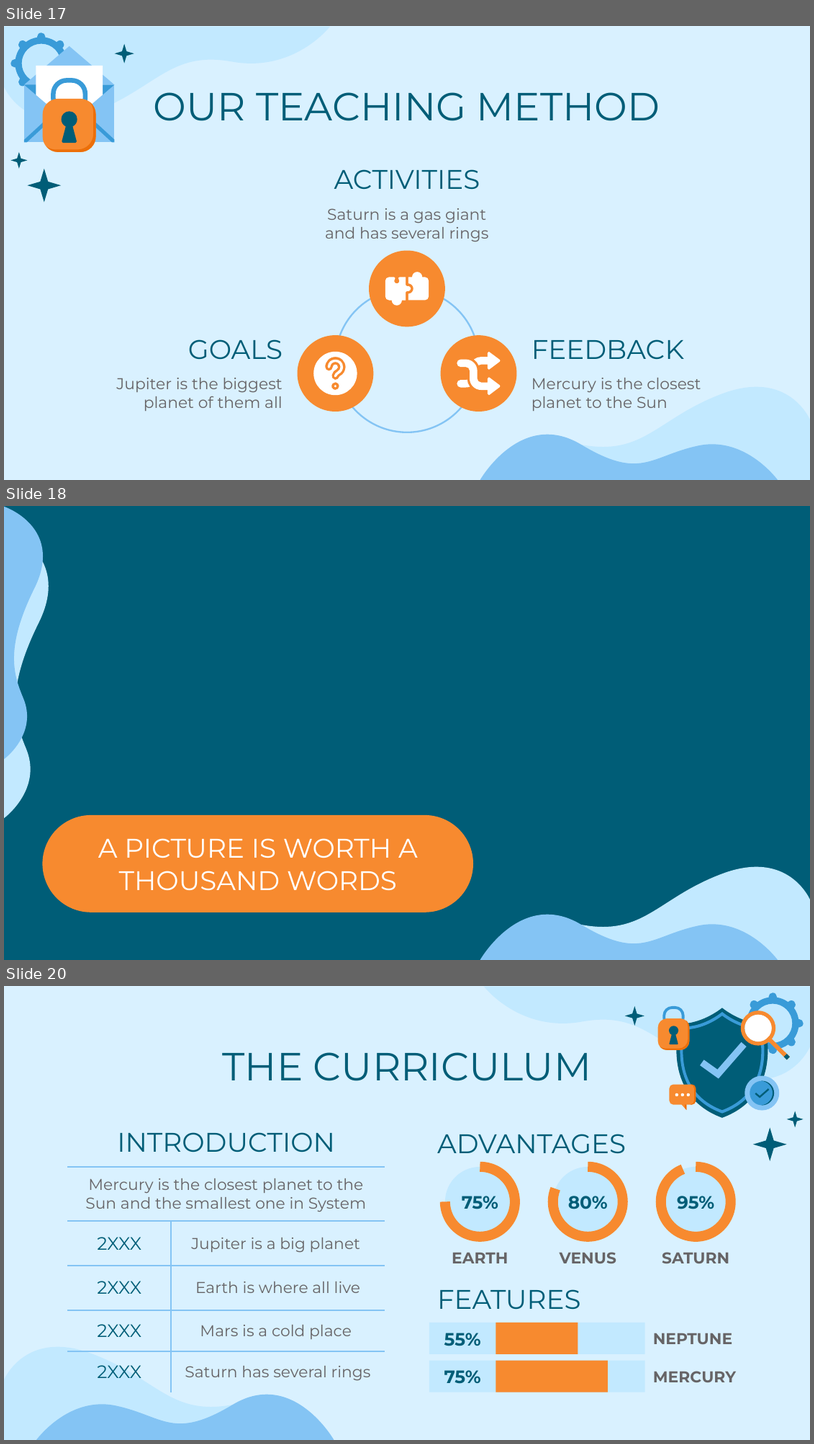
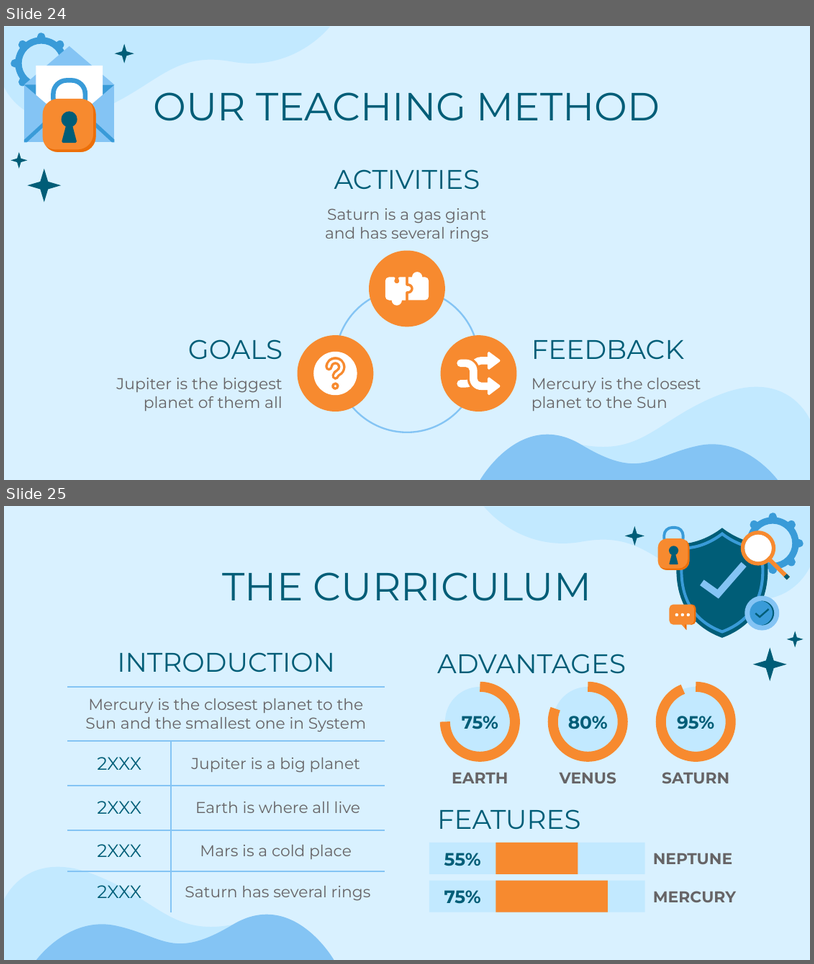
Before and after one commit to MiraPhilip12/Graduation_Project_ESLSCA, a slide deck: Milestone 5/Testing and Evaluation.pptx. Shown one above the other, each under a label of ours: slides 17, 18 and 20 before the commit, slides 24 and 25 after it; the slides between them are not shown. The pictures are 814x1444 and 814x964 pixels, drawn with LibreOffice and Linux fonts; fonts in the diff are those of the drawing; background and template pictures are left out. Boxes give left, top, right and bottom in pixels: in the first picture for what was removed or moved away, otherwise in the second. Text is boxed around its words. In the diff, an @@ line names an element or a change of style, - is before the commit and + after.

```diff
--- a/Milestone 5/Testing and Evaluation.pptx
+++ b/Milestone 5/Testing and Evaluation.pptx
@@ slide 18 removed at [4,506,810,960], background picture (left out); not listed: 2 template elements that a slide beside it also shows @@
@@ freeform shape removed at [5,507,43,759] @@
@@ freeform shape removed at [4,529,48,818] @@
@@ rounded rectangle removed at [43,815,473,911] @@
@@ title removed at [98,838,418,890] @@
-A PICTURE IS WORTH A THOUSAND WORDS
@@ what was slide 17 is now slide 24 @@
@@ what was slide 20 is now slide 25 @@
```
Also in this commit, not shown: 2 slides changed, 7 slides added, 3 other slides removed, 2 other files.
